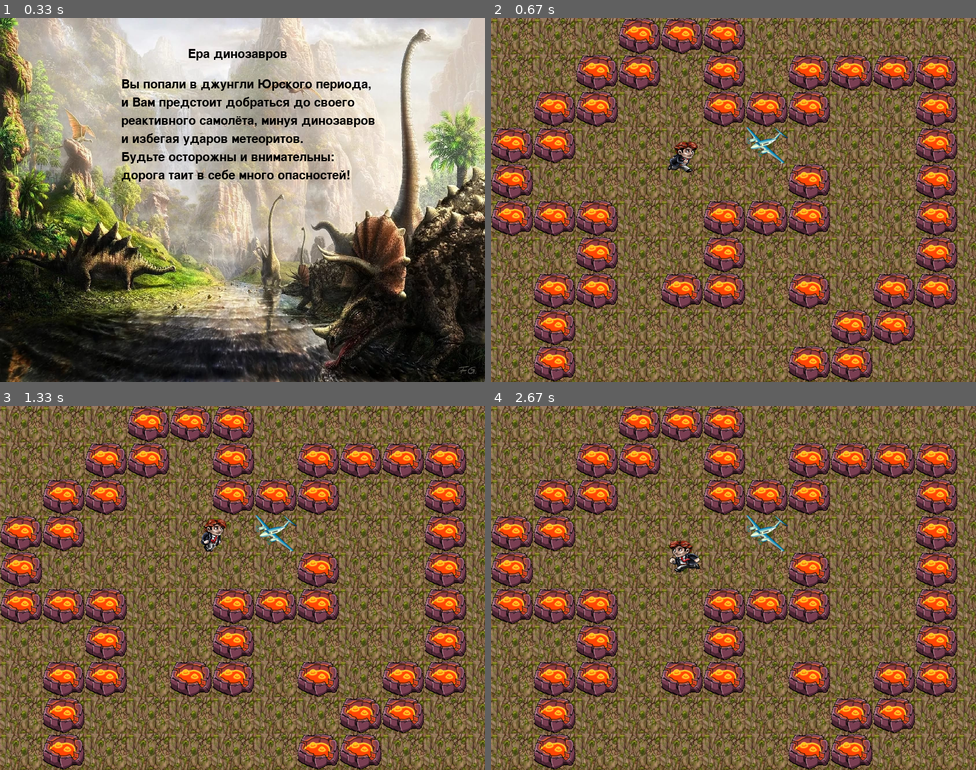
Above: before the commit, frames 1-4 (two rows, left to right).
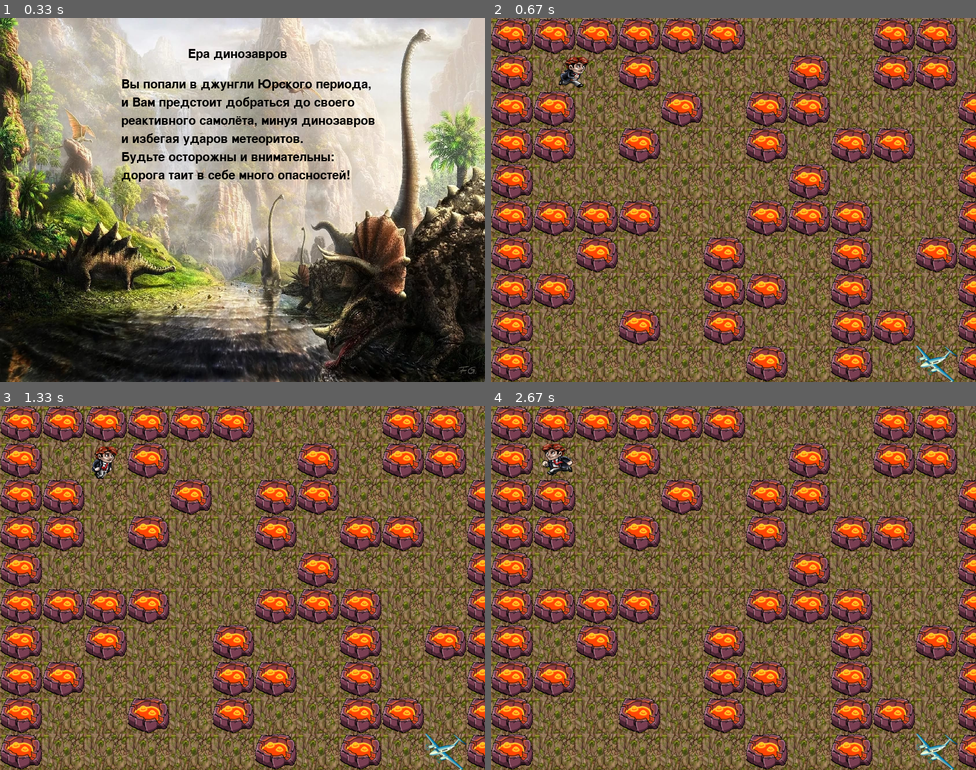
Above: after the commit, the same moments.

Repository: rubinho-m/pygame_project
Game: pygame game, started from main.py
Two runs of this game, one before a commit and one after it. Both use one fixed random seed, a clock stepped at 60 frames per second and the inputs below.
Inputs:
- Up to frame 1 (0.33 s): no input
- Up to frame 2 (0.67 s): hold Right from 0.33 s (still down)
- Up to frame 3 (1.33 s): release Right at 0.8 s; hold Up 0.83-1.13 s; hold Right from 1.17 s (still down)
- Up to frame 4 (2.67 s): release Right at 1.63 s; hold Left 1.67-2.2 s; hold Down 2.23-2.53 s; hold Left from 2.57 s (still down)

Frame 1 is identical in both runs. In frame 2, 31% of the frame differs, in the area x 0-100%, y 0-100%; in frame 3, 31%; in frame 4, 31%.

Commit message:
change level

Diff:
--- a/levels/first.txt
+++ b/levels/first.txt
@@ -1,11 +1,11 @@
-...###
-..##.#.####.
-.##..###..#
-##....P...#
-#...@..#..#
-###..###..#
-..#..#....#
-.##.##.#.##
-.#......##
-.#.....##
-.#######
+######...##
+#@.#...#.##
+##..#.##...#
+##.#..#.##.#
+#......#...#
+####..###..#
+#.#..#..#.##
+##...##.#..#
+#..#.#..##.#
+#.....#.#.P#
+###########
--- a/main.py
+++ b/main.py
@@ -52,10 +52,13 @@
                 Volcano('volcano', x, y, volcano_group, all_sprites)
             elif level[y][x] == 'P':
                 Plane('plane', x, y, plane_group, all_sprites)
-# здесь должен появитьтся спрайт с игроком
-            # elif level[y][x] == '@':
-            #     Earth('empty', x, y)
-            #     new_player = Player(x, y)
+            elif level[y][x] == '@':
+                new_player = Player(player_sprite, load_image("player_anim.png", -1), 7, 4, 0, 0)
+                # умножение на 70 и 60, так как именно такие размеры у картинки вулкана
+                new_player.rect.x = x * 70
+                new_player.rect.y = y * 60
+                new_player.rect.w = new_player.player_scale
+                new_player.rect.h = new_player.player_scale
     return new_player, x, y
 
 def terminate():
@@ -104,13 +107,6 @@
 
 
 def start_main():
-    # board = Board(15, 12, 70)
-    # board.render()
-    player = Player(player_sprite, load_image("player_anim.png", -1), 7, 4, 0, 0)
-    player.rect.x = 250
-    player.rect.y = 200
-    player.rect.w = player.player_scale
-    player.rect.h = player.player_scale
     step = 5
     running = True
     while running:
